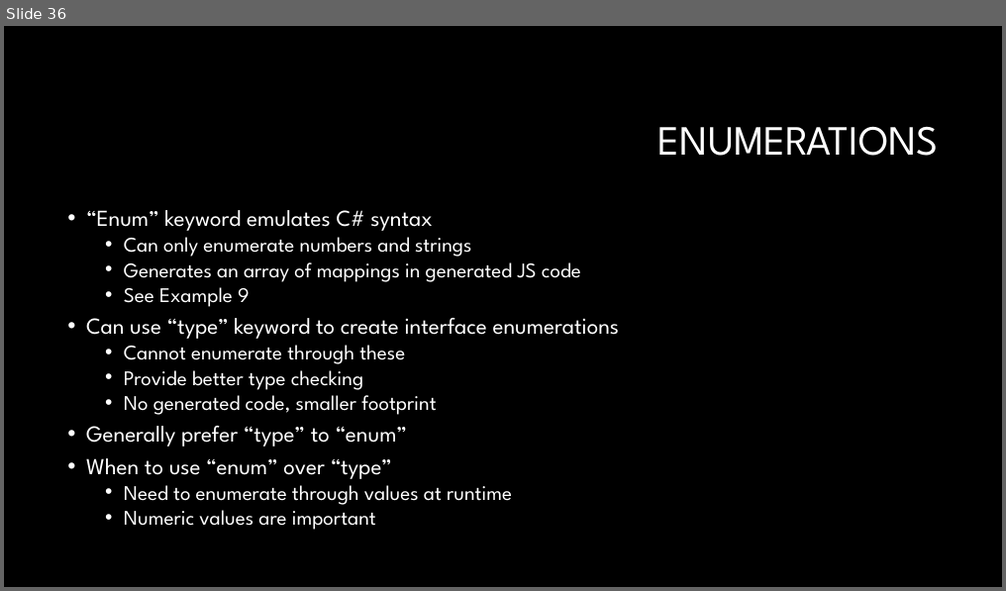
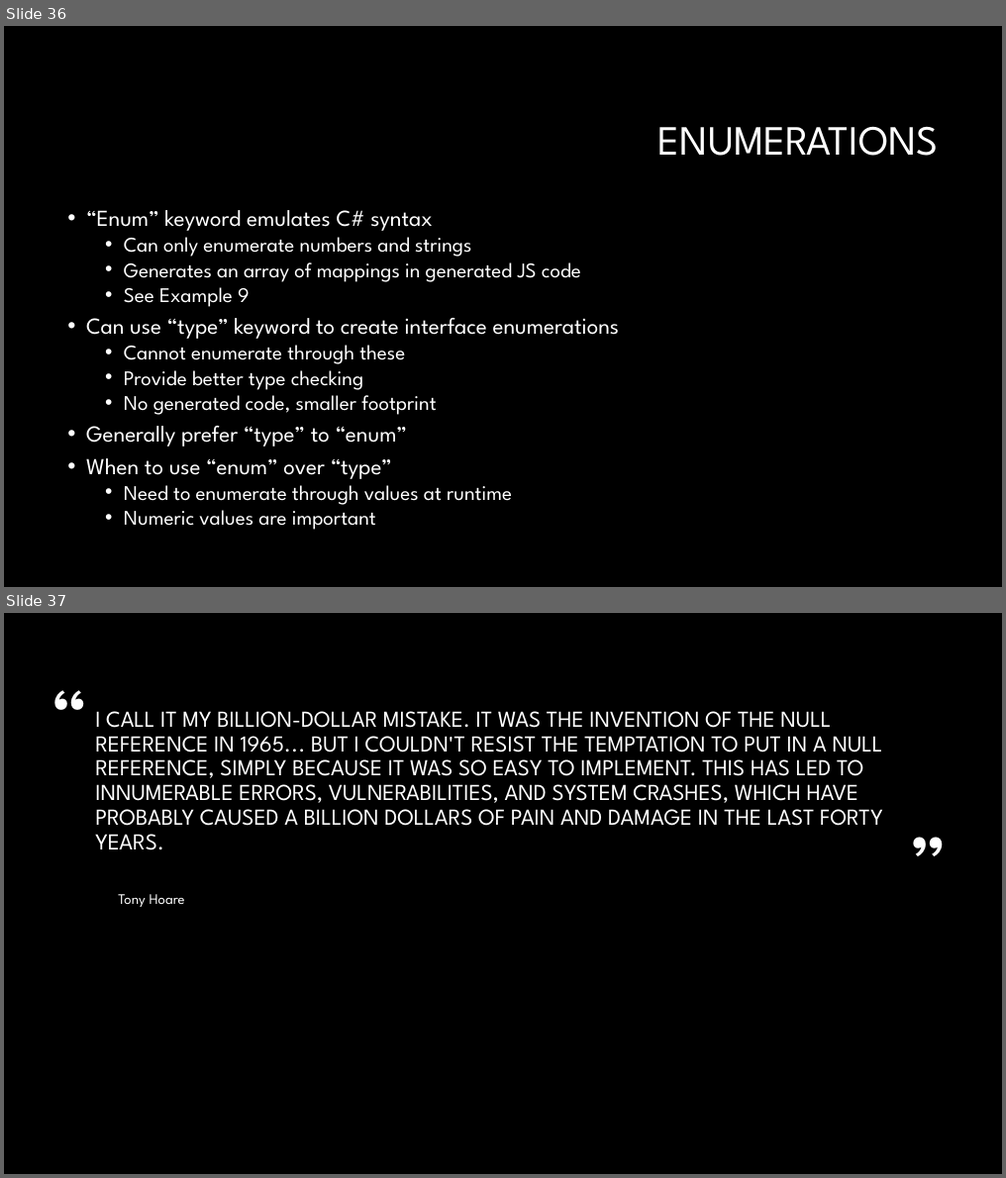
Before and after one commit to RonPenton/intro-to-typescript, a slide deck: Web development with Typescript.pptx. Shown one above the other, each under a label of ours: slide 36 before the commit, slides 36 and 37 after it. The pictures are 1006x591 and 1006x1178 pixels, drawn with LibreOffice and Linux fonts; fonts in the diff are those of the drawing; background and template pictures are left out. Boxes give left, top, right and bottom in pixels: in the first picture for what was removed or moved away, otherwise in the second. Text is boxed around its words. In the diff, an @@ line names an element or a change of style, - is before the commit and + after.

Commit message:
null checking

```diff
--- a/Web development with Typescript.pptx
+++ b/Web development with Typescript.pptx
@@ slide 37 added at (4, 613, 1002, 1174), background #000000 @@
@@ text added at (43, 689, 93, 738), 80 pt, text #FFFFFF @@
+“
@@ title added at (95, 711, 883, 851), 22 pt, text #FFFFFF @@
+I CALL IT MY BILLION-DOLLAR MISTAKE. IT WAS THE INVENTION OF THE NULL REFERENCE IN 1965... BUT I COULDN'T RESIST THE TEMPTATION TO PUT IN A NULL REFERENCE, SIMPLY BECAUSE IT WAS SO EASY TO IMPLEMENT. THIS HAS LED TO INNUMERABLE ERRORS, VULNERABILITIES, AND SYSTEM CRASHES, WHICH HAVE PROBABLY CAUSED A BILLION DOLLARS OF PAIN AND DAMAGE IN THE LAST FORTY YEARS.
@@ text added at (903, 834, 953, 881), 80 pt, text #FFFFFF @@
+”
@@ text added at (118, 894, 185, 907), 14 pt, text #FFFFFF @@
+Tony Hoare
```
Also in this commit, not shown: 5 other slides added, 8 other files.
